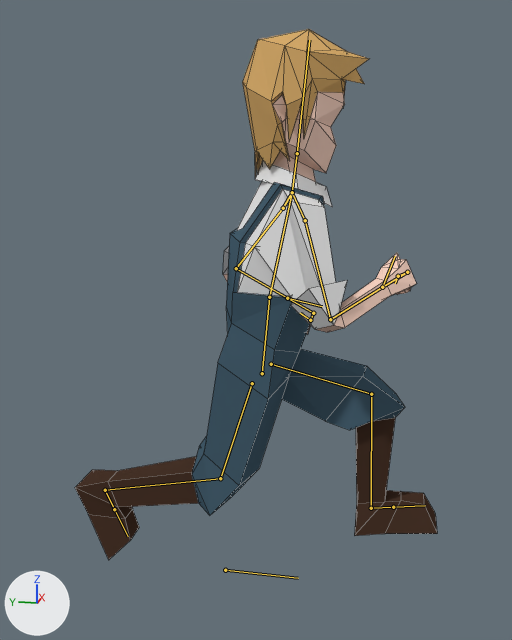
The Blender file uhhhh tristan is fat/Assets/Models/HaukeYoung.blend, before and after one commit.
One viewpoint serves both versions: a camera (50 mm lens) standing at (-12.99, -2.51, 8.39) and looking at (-0.11, 0.07, 5.16). The lights are fixed; the arrows at lower left show +X, +Y and +Z. Both versions are drawn at frame 15 of the action 'haukey_natural_jog'; the numbers are the values there. The bones that bend it are drawn over the model as lines. Mesh edges are drawn as thin lines.

The first picture shows 'Hauke'.
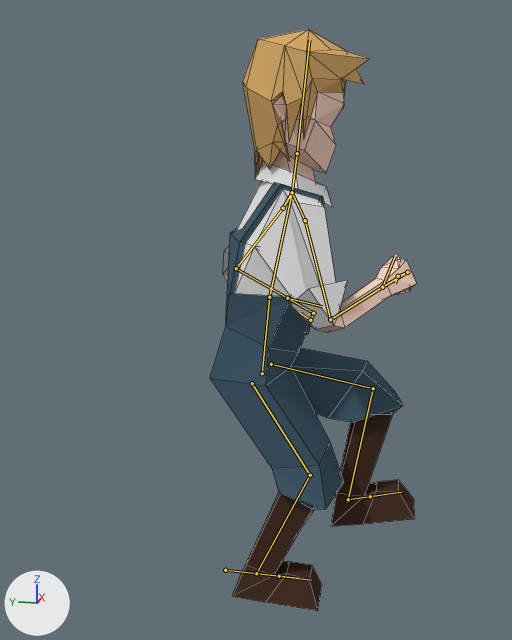
Changed parts and their boxes (x1, y1, x2, y2) in the pictures (512 x 640 px):
'Hauke', posed (43% narrower, 10% taller)
    before: (75, 29, 437, 560)
    after: (210, 29, 416, 611)

The edits, one by one:
Bone 'LegControl.L' (bone_legcontrol_l) moves from (0.0, 2.25, 1.0) to (0.0, 1.83, 1.12).
Bone 'LegControl.L' (bone_legcontrol_l) turns from (9, 0, 0) to (15, 0, 0) degrees about its own x, y and z.
Bone 'LegControl.R' (bone_legcontrol_r) moves from (0.0, -3.3, 2.06) to (0.0, 0.0, 0.0).
Bone 'LegControl.R' (bone_legcontrol_r) turns from (-66, 0, 0) to (0, 0, 0) degrees about its own x, y and z.
